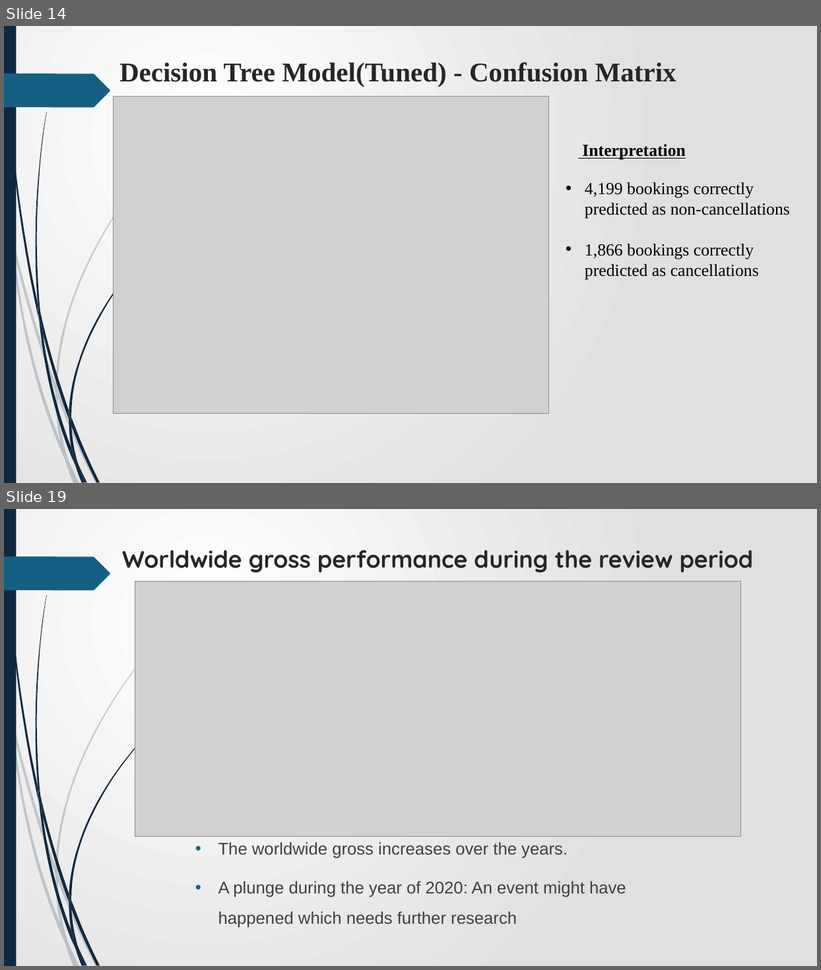
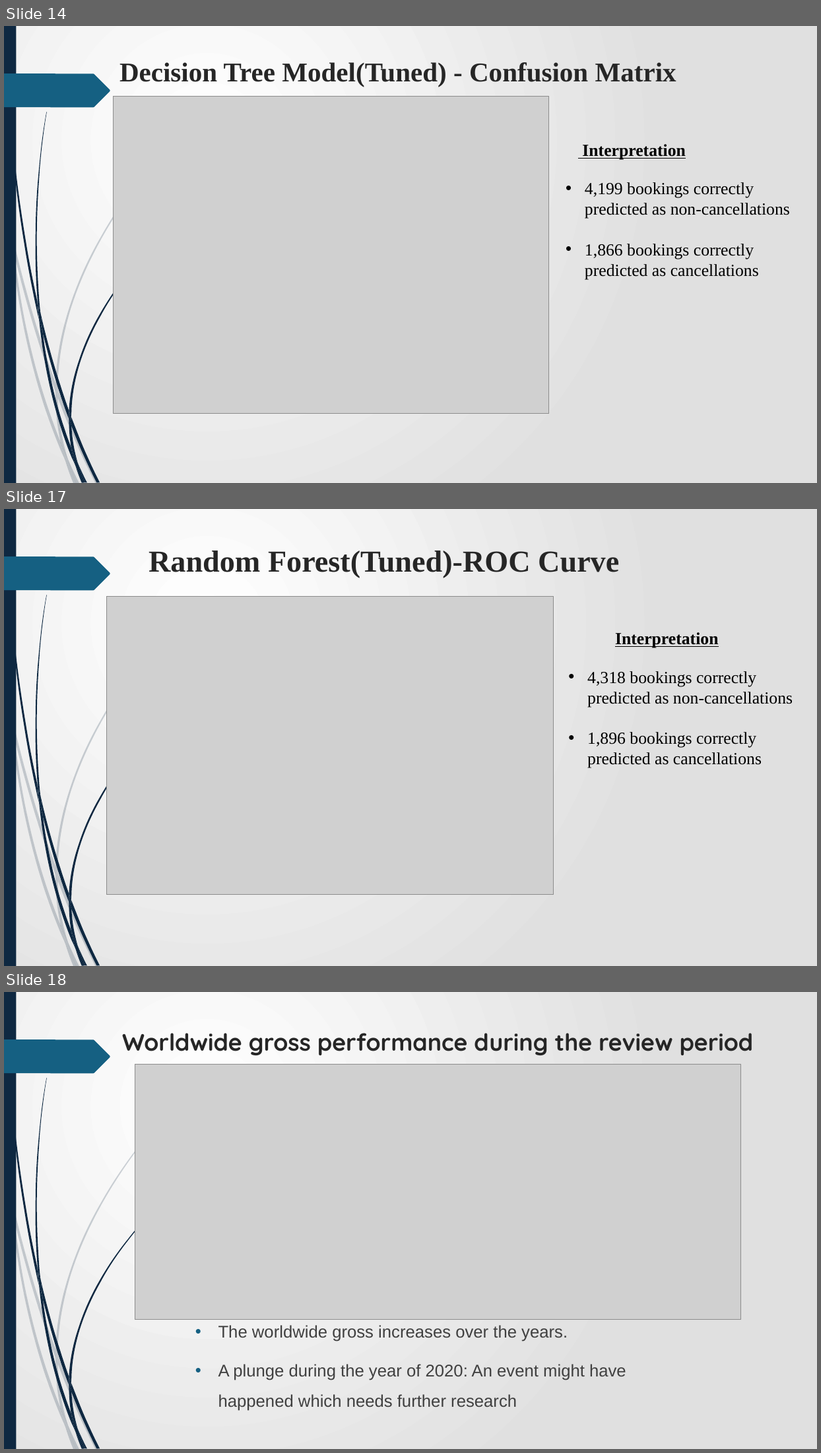
Before and after one commit to James-tech4/JAMES-PHASE-3-DSPT-8-PROJECT, a slide deck: Presentation.pptx. Shown one above the other, each under a label of ours: slides 14 and 19 before the commit, slides 14, 17 and 18 after it; the slides between them are not shown. The pictures are 821x970 and 821x1453 pixels, drawn with LibreOffice and Linux fonts; fonts in the diff are those of the drawing; grey boxes stand for pictures. Boxes give left, top, right and bottom in pixels: in the first picture for what was removed or moved away, otherwise in the second. Text is boxed around its words. In the diff, an @@ line names an element or a change of style, - is before the commit and + after.

```diff
--- a/Presentation.pptx
+++ b/Presentation.pptx
@@ slide 17 added at (x1=4, y1=509, x2=817, y2=966), background gradient #FFFFFF to #E1E1E1; not listed: 24 template elements that a slide beside it also shows @@
@@ title added at (x1=149, y1=551, x2=619, y2=578), 36 pt, text #262626, bold @@
+Random Forest(Tuned)-ROC Curve
@@ picture added at (x1=106, y1=596, x2=554, y2=894) @@
@@ text added at (x1=587, y1=632, x2=793, y2=768), 20 pt, text #000000 @@
+Interpretation
+• 4,318 bookings correctly predicted as non-cancellations
+• 1,896 bookings correctly predicted as cancellations
@@ what was slide 19 is now slide 18 @@
```
Also in this commit, not shown: 4 slides changed, 1 other slide added, 2 slides removed, 1 other file.
